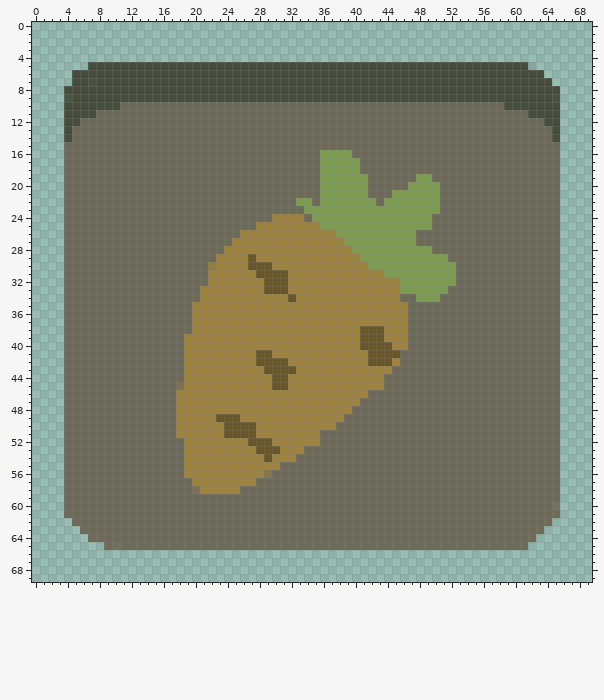
Sprite sheet, stored at buttonc/bc1.png. This is how it looked before the edit.
The file is 70x70 pixels. Pixels under 10% opacity are left out. Colours within 5 levels of each other are drawn and written as one.
Now the later version:
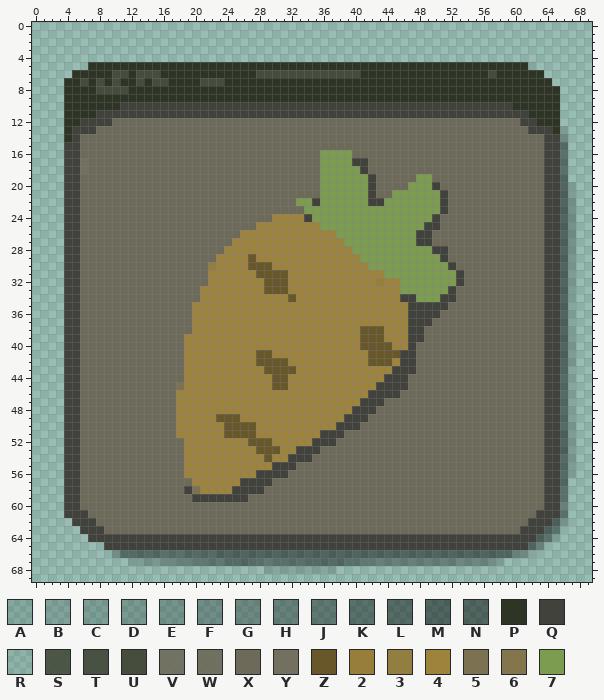
Palette (. is transparent): A #0000001f  B #00000025  C #0000002b  D #00000033  E #0000003a  F #00000040  G #00000048  H #00000052  J #0000005e  K #00000067  L #0000006f  M #00000078  N #0b0b097e  P #2e3525  Q #41423c  R #464d3c1b  S #464d3de9  T #464d3df4  U #464d3d  V #6e6a5ae4  W #6e6a5aea  X #6e6a5a  Y #747060  Z #675729  2 #977f3b  3 #937e41  4 #9d833b  5 #7c7251  6 #83764c  7 #7c9c50
What changed:
y 5: x 7..61 UUUUUUUUUUUUUUUUUUUUUUUUUUUUUUUUUUUUUUUUUUUUUUUUUUUUUUU -> PPPPPPPPPPPPPPPPPPPPPPPPPPPPPPPPPPPPPPPPPPPPPPPPPPPPPPP
y 6: x 5..9 UUUUU -> PPPPP; x 12 U -> P; x 16..27 UUUUUUUUUUUU -> PPPPPPPPPPPP; x 41..56 UUUUUUUUUUUUUUUU -> PPPPPPPPPPPPPPPP; x 58..63 UUUUUU -> PPPPPP
y 7: x 4..5 .U -> PP; x 7 T -> P; x 9 U -> P; x 11..12 UU -> PP; x 14 U -> P; x 17..20 UUUU -> PPPP; x 24..64 UUUUUUUUUUUUUUUUUUUUUUUUUUUUUUUUUUUUUUUUU -> PPPPPPPPPPPPPPPPPPPPPPPPPPPPPPPPPPPPPPPPP
y 8: x 4..7 UUUU -> PPPP; x 12..65 UUUUUUUUUUUUUUUUUUUUUUUUUUUUUUUUUUUUUUUUUUUUUUUUUUUUUU -> PPPPPPPPPPPPPPPPPPPPPPPPPPPPPPPPPPPPPPPPPPPPPPPPPPPPPP
y 9: x 4..65 SUUUUUUUUUUUUUUUUUUUUUUUUUUUUUUUUUUUUUUUUUUUUUUUUUUUUUUUUUUUUT -> PPPPPPPPPPPPPPPPPPPPPPPPPPPPPPPPPPPPPPPPPPPPPPPPPPPPPPPPPPPPPP
y 10: x 4..65 UUUUUUUXXXXXXXXXXXXXXXXXXXXXXXXXXXXXXXXXXXXXXXXXXXXXXXXUUUUUUU -> PPPPPPPQQQQQQQQQQQQQQQQQQQQQQQQQQQQQQQQQQQQQQQQQQQQQQQQQPPPPPP
y 11: x 4..65 UUUUXXXXXXXXXXXXXXXXXXXXXXXXXXXXXXXXXXXXXXXXXXXXXXXXXXXXXXUUUU -> PPPPQQQQQQQQQQQQQQQQQQQQQQQQQQQQQQQQQQQQQQQQQQQQQQQQQQQQQQPPPP
y 12: x 4..9 UUXXXX -> PPQQQQ; x 61..65 XXXUU -> QQPPP
y 13: x 4..7 UXXX -> PQQQ; x 62..66 XXXU. -> QQQPA
y 14: x 4..5 UX -> PQ; x 64..66 XU. -> QQG
y 15..16: x 4..5 XX -> QQ; x 64..66 XX. -> QQK
y 17: x 4..6 XXX -> QQY; x 40..41 7X -> QQ; x 64..66 XX. -> QQK
y 18: x 4..6 XXX -> QQY; x 41 X -> Q; x 64..66 XX. -> QQK
y 19: x 4..5 XX -> QQ; x 42 X -> Q; x 64..66 XX. -> QQL
y 20: x 4..5 XX -> QQ; x 42 X -> Q; x 50 7 -> Q; x 64..67 XX.. -> QQMA
y 21: x 4..5 XX -> QQ; x 42 X -> Q; x 51 X -> Q; x 64..67 XX.. -> QQMC
y 22: x 4..5 XX -> QQ; x 35 X -> Q; x 42..43 7X -> QQ; x 51 X -> Q; x 64..67 XX.. -> QQMD
y 23: x 4..5 XX -> QQ; x 51 X -> Q; x 64..67 XX.. -> QQME
y 24: x 4..5 XX -> QQ; x 34 X -> Q; x 50 X -> Q; x 64..67 XX.. -> QQME
y 25: x 4..5 XX -> QQ; x 49..50 7X -> QQ; x 64..67 XX.. -> QQME
y 26..27: x 4..5 XX -> QQ; x 48..49 XX -> QQ; x 64..67 XX.. -> QQME
y 28: x 4..5 XX -> QQ; x 50..51 XX -> QQ; x 64..67 XX.. -> QQMD
y 29: x 4..5 XX -> QQ; x 51 7 -> Q; x 64..67 XX.. -> QQMD
y 30: x 4..5 XX -> QQ; x 52 7 -> Q; x 64..67 XX.. -> QQMC
y 31: x 4..5 XX -> QQ; x 53 X -> Q; x 64..67 XX.. -> QQMC
y 32: x 4..5 XX -> QQ; x 43 4 -> 2; x 53 X -> Q; x 64..67 XX.. -> QQMC
y 33: x 4..5 XX -> QQ; x 52 X -> Q; x 64..67 XX.. -> QQMC
y 34: x 4..5 XX -> QQ; x 46..47 XX -> QQ; x 51..52 XX -> QQ; x 64..67 XX.. -> QQMA
y 35: x 4..5 XX -> QQ; x 47..51 XXXXX -> QQQQQ; x 64..67 XX.. -> QQMA
y 36: x 4..5 XX -> QQ; x 47..50 XXXX -> QQQQ; x 64..67 XX.. -> QQMA
y 37: x 4..5 XX -> QQ; x 47..49 XXX -> QQQ; x 64..67 XX.. -> QQMA
y 38: x 4..5 XX -> QQ; x 47..48 XX -> QQ; x 64..67 XX.. -> QQMA
y 39: x 4..5 XX -> QQ; x 47..48 XX -> QQ; x 64..67 XX.. -> QQMC
y 40: x 4..5 XX -> QQ; x 47 X -> Q; x 64..67 XX.. -> QQMC
y 41..42: x 4..5 XX -> QQ; x 46..47 XX -> QQ; x 64..67 XX.. -> QQMC
y 43: x 4..5 XX -> QQ; x 45..47 XXX -> QQQ; x 64..67 XX.. -> QQLA
y 44: x 4..5 XX -> QQ; x 44..46 XXX -> QQQ; x 64..67 XX.. -> QQLA
y 45: x 4..5 XX -> QQ; x 43..46 4XXX -> QQQQ; x 64..67 XX.. -> QQLA
y 46: x 4..5 XX -> QQ; x 42..45 XXXX -> QQQQ; x 64..67 XX.. -> QQLA
y 47: x 4..5 XX -> QQ; x 41..43 XXX -> QQQ; x 64..67 XX.. -> QQLA
y 48: x 4..5 XX -> QQ; x 40..42 XXX -> QQQ; x 64..67 XX.. -> QQLA
y 49: x 4..5 XX -> QQ; x 39..41 XXX -> QQQ; x 64..67 XX.. -> QQLB
y 50: x 4..5 XX -> QQ; x 38..40 XXX -> QQQ; x 64..67 XX.. -> QQLC
y 51: x 4..5 XX -> QQ; x 36..38 XXX -> QQQ; x 64..67 XX.. -> QQMC
y 52: x 4..5 XX -> QQ; x 35..37 4XX -> QQQ; x 64..67 XX.. -> QQMC
y 53: x 4..5 XX -> QQ; x 33..35 4XX -> QQQ; x 64..67 XX.. -> QQMC
y 54: x 4..5 XX -> QQ; x 32..34 4XX -> QQQ; x 64..67 XX.. -> QQLC
y 55: x 4..5 XX -> QQ; x 30..32 4XX -> QQQ; x 64..67 XX.. -> QQLC
y 56: x 4..5 XX -> QQ; x 28..31 46XX -> QQQQ; x 64..67 XX.. -> QQLA
y 57: x 4..5 XX -> QQ; x 26..29 44XX -> QQQQ; x 64..66 XX. -> QQL
y 58: x 4..5 XX -> QQ; x 19 X -> Q; x 25..28 4XXX -> QQQQ; x 64..66 XX. -> QQK
y 59: x 4..5 XX -> QQ; x 20..26 XXXXXXX -> QQQQQQQ; x 64..66 XX. -> QQJ
y 60: x 4..5 XX -> QQ; x 64..66 XV. -> QQH
y 61: x 4..6 XXX -> QQQ; x 63..66 XXX. -> QQQJ
y 62: x 5..7 XXX -> QQQ; x 62..66 XXX.. -> QQQNE
y 63: x 6..8 XXX -> QQQ; x 61..65 XXX.. -> QQQNK
y 64: x 7..65 XXXXXXXXXXXXXXXXXXXXXXXXXXXXXXXXXXXXXXXXXXXXXXXXXXXXXXXX... -> QQQQQQQQQQQQQQQQQQQQQQQQQQQQQQQQQQQQQQQQQQQQQQQQQQQQQQQQNKA
y 65: x 9..63 XWXXXXXXXXXXXXXXXXXXXXXXXXXXXXXXXXXXXXXXXXXXXXXXXXXXX.. -> QQQQQQQQQQQQQQQQQQQQQQQQQQQQQQQQQQQQQQQQQQQQQQQQQQQQQLH
y 66: x 10..62 ..................................................... -> FKLLLLKKKLLLLMMMMMMMMMMMMMMMMMMMMMMMMMMMMMMMMMMMMLHEA
y 67: x 12..58 ............................................... -> ACDDEGGHHJJJKLLLJJJKKKKLLLLKJJHHHHHHHHHHHGGGGFA
y 68: x 29..37 ......... -> AAAAAAAAA
Where, in picture pixels (left, top, right, bottom), the same in both pictures:
changed: (64, 62, 576, 574)
